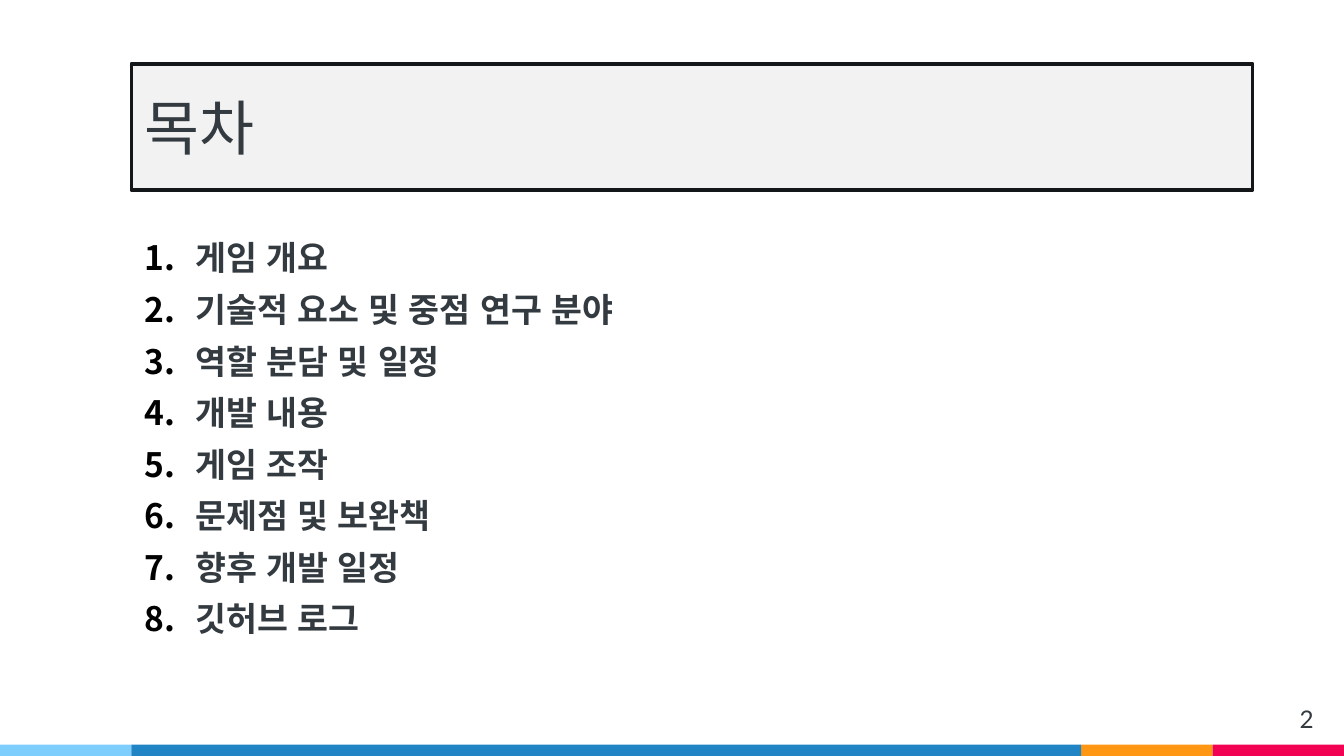
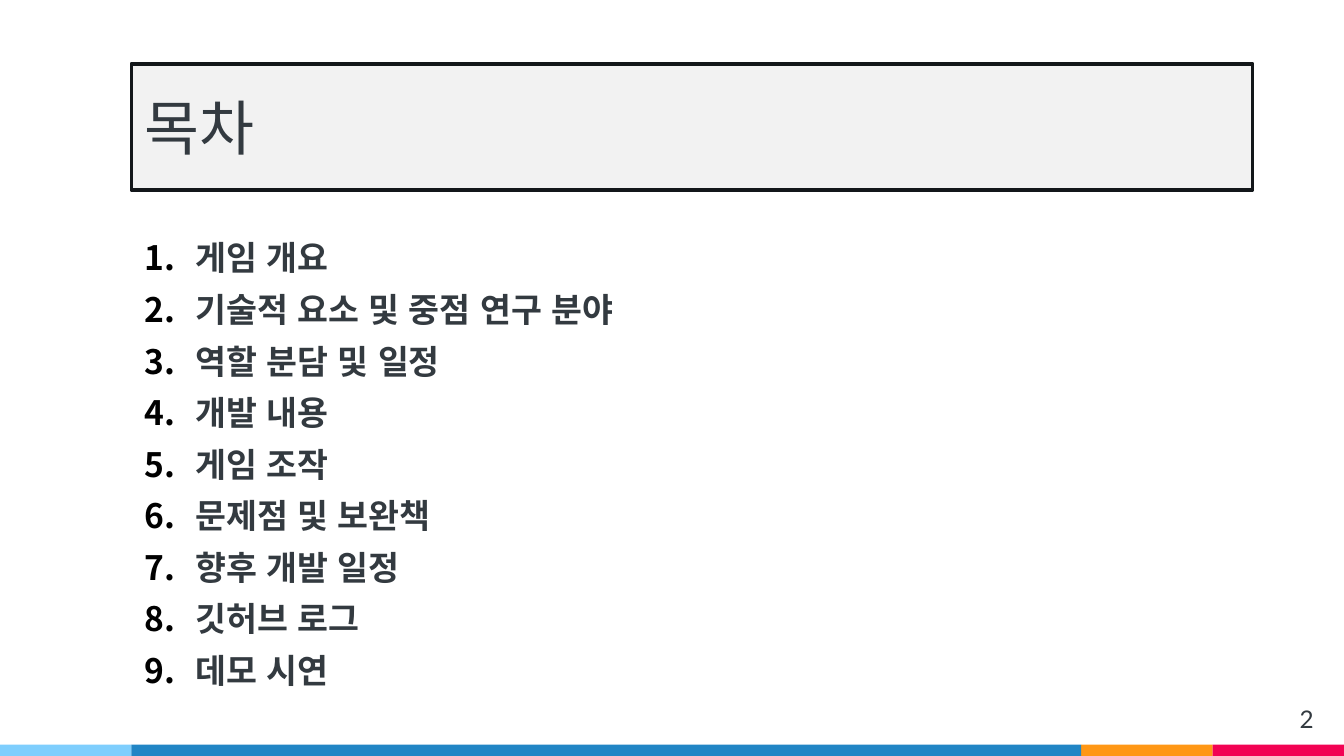
Before and after one commit to wsj2681/Anger_Control_Disoder, a slide deck: slide 2 of Capstone Design/발표자료/중간발표/v2.pptx. Drawn at 1344x756 pixels with LibreOffice and Linux fonts; fonts in the diff are those of the drawing. Boxes give left, top, right and bottom in pixels: in the first picture for what was removed or moved away, otherwise in the second. Text is boxed around its words. In the diff, an @@ line names an element or a change of style, - is before the commit and + after.

```diff
--- a/Capstone Design/발표자료/중간발표/v2.pptx
+++ b/Capstone Design/발표자료/중간발표/v2.pptx
@@ text at [195,655,328,686]: paragraph added @@
+9. 데모 시연
```
Also in this commit, not shown: 5 other slides changed, 2 slides added, 2 other files.
